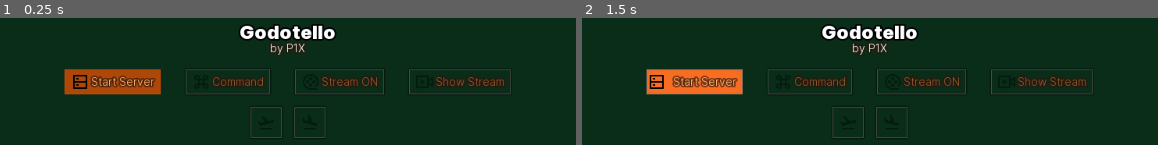
Above: before the commit, frames 1-2 (left to right).
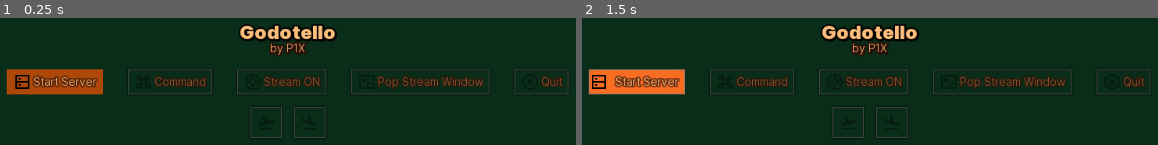
Above: after the commit, the same moments.

Repository: w84death/godotello
Game: Godot game, scene res://main.tscn
The game is run twice, just before and just after one commit, with the same random seed, the same clock (stepped at 60 frames per second) and the same inputs.
Inputs:
- Up to frame 1 (0.25 s): no input
- Up to frame 2 (1.5 s): tap Enter at 0.5 s; click "Start Server" at 1.25 s

The runs differ from the first frame. In frame 1, 10% of the frame differs, in the area x 1-99%, y 5-61%; in frame 2, 10%.

Commit message:
more gui (without functionality)

Diff:
--- a/gui/theme.tres
+++ b/gui/theme.tres
@@ -80,6 +80,32 @@
 Button/styles/hover = SubResource( 2 )
 Button/styles/normal = SubResource( 3 )
 Button/styles/pressed = SubResource( 4 )
+Label/colors/font_color = Color( 0.992157, 0.745098, 0.482353, 1 )
+Label/colors/font_color_shadow = Color( 0.176471, 0.0784314, 0.0235294, 0.498039 )
+Label/colors/font_outline_modulate = Color( 0.972549, 0.427451, 0.133333, 1 )
+Label/constants/line_spacing = 3
+Label/constants/shadow_as_outline = 0
+Label/constants/shadow_offset_x = 1
+Label/constants/shadow_offset_y = 1
+Label/fonts/font = null
+Label/styles/normal = null
 Panel/styles/panel = SubResource( 5 )
 Panel/styles/panelf = null
 Panel/styles/panelnc = null
+RichTextLabel/colors/default_color = Color( 0.992157, 0.745098, 0.482353, 1 )
+RichTextLabel/colors/font_color_selected = Color( 0.490196, 0.490196, 0.490196, 1 )
+RichTextLabel/colors/font_color_shadow = Color( 0, 0, 0, 0 )
+RichTextLabel/colors/selection_color = Color( 0.972549, 0.427451, 0.133333, 1 )
+RichTextLabel/constants/line_separation = 1
+RichTextLabel/constants/shadow_as_outline = 0
+RichTextLabel/constants/shadow_offset_x = 1
+RichTextLabel/constants/shadow_offset_y = 1
+RichTextLabel/constants/table_hseparation = 3
+RichTextLabel/constants/table_vseparation = 3
+RichTextLabel/fonts/bold_font = null
+RichTextLabel/fonts/bold_italics_font = null
+RichTextLabel/fonts/italics_font = null
+RichTextLabel/fonts/mono_font = null
+RichTextLabel/fonts/normal_font = null
+RichTextLabel/styles/focus = null
+RichTextLabel/styles/normal = null
--- a/main.tscn
+++ b/main.tscn
@@ -6,17 +6,20 @@
 [ext_resource path="res://gui/server-line.png" type="Texture" id=4]
 [ext_resource path="res://gui/command-line.png" type="Texture" id=5]
 [ext_resource path="res://gui/movie-2-line.png" type="Texture" id=6]
-[ext_resource path="res://gui/live-line.png" type="Texture" id=7]
-[ext_resource path="res://gui/flight-takeoff-line.png" type="Texture" id=8]
-[ext_resource path="res://gui/flight-land-line.png" type="Texture" id=9]
-[ext_resource path="res://gui/arrow-up-circle-fill.png" type="Texture" id=10]
-[ext_resource path="res://gui/arrow-go-back-line.png" type="Texture" id=11]
-[ext_resource path="res://gui/arrow-go-forward-line.png" type="Texture" id=12]
-[ext_resource path="res://gui/arrow-down-circle-fill.png" type="Texture" id=13]
-[ext_resource path="res://gui/arrow-up-line.png" type="Texture" id=14]
-[ext_resource path="res://gui/arrow-left-line.png" type="Texture" id=15]
-[ext_resource path="res://gui/arrow-right-line.png" type="Texture" id=16]
-[ext_resource path="res://gui/arrow-down-line.png" type="Texture" id=17]
+[ext_resource path="res://gui/picture-in-picture-exit-line.png" type="Texture" id=7]
+[ext_resource path="res://gui/close-circle-line.png" type="Texture" id=8]
+[ext_resource path="res://gui/flight-takeoff-line.png" type="Texture" id=9]
+[ext_resource path="res://gui/flight-land-line.png" type="Texture" id=10]
+[ext_resource path="res://gui/arrow-up-circle-fill.png" type="Texture" id=11]
+[ext_resource path="res://gui/arrow-go-back-line.png" type="Texture" id=12]
+[ext_resource path="res://gui/arrow-go-forward-line.png" type="Texture" id=13]
+[ext_resource path="res://gui/arrow-down-circle-fill.png" type="Texture" id=14]
+[ext_resource path="res://gui/arrow-up-line.png" type="Texture" id=15]
+[ext_resource path="res://gui/arrow-left-line.png" type="Texture" id=16]
+[ext_resource path="res://gui/arrow-right-line.png" type="Texture" id=17]
+[ext_resource path="res://gui/arrow-down-line.png" type="Texture" id=18]
+[ext_resource path="res://gui/battery-line.png" type="Texture" id=19]
+[ext_resource path="res://gui/base-station-line.png" type="Texture" id=20]
 
 [sub_resource type="DynamicFont" id=1]
 size = 24
@@ -63,35 +66,43 @@
 alignment = 1
 
 [node name="btn_start_server" type="Button" parent="main/system"]
-margin_left = 207.0
-margin_right = 339.0
+margin_left = 139.0
+margin_right = 271.0
 margin_bottom = 32.0
 text = "Start Server"
 icon = ExtResource( 4 )
 
 [node name="btn_command" type="Button" parent="main/system"]
-margin_left = 371.0
-margin_right = 487.0
+margin_left = 303.0
+margin_right = 419.0
 margin_bottom = 32.0
 disabled = true
 text = "Command"
 icon = ExtResource( 5 )
 
 [node name="btn_streamon" type="Button" parent="main/system"]
-margin_left = 519.0
-margin_right = 643.0
+margin_left = 451.0
+margin_right = 575.0
 margin_bottom = 32.0
 disabled = true
 text = "Stream ON"
 icon = ExtResource( 6 )
 
 [node name="btn_show stream" type="Button" parent="main/system"]
-margin_left = 675.0
-margin_right = 817.0
-margin_bottom = 32.0
-disabled = true
-text = "Show Stream"
+margin_left = 607.0
+margin_right = 784.0
+margin_bottom = 32.0
+disabled = true
+text = "Pop Stream Window"
 icon = ExtResource( 7 )
+
+[node name="btn_quit" type="Button" parent="main/system"]
+margin_left = 816.0
+margin_right = 885.0
+margin_bottom = 32.0
+disabled = true
+text = "Quit"
+icon = ExtResource( 8 )
 
 [node name="auto" type="HBoxContainer" parent="main"]
 margin_top = 128.0
@@ -251,11 +262,30 @@
 margin_right = 65.0
 margin_bottom = 40.0
 rect_min_size = Vector2( 40, 40 )
-icon = ExtResource( 17 )
+icon = ExtResource( 18 )
+
+[node name="battery" type="Button" parent="."]
+margin_left = 10.0
+margin_top = 10.0
+margin_right = 87.0
+margin_bottom = 50.0
+text = "100%"
+icon = ExtResource( 19 )
+
+[node name="link_strength" type="Button" parent="."]
+anchor_left = 1.0
+anchor_right = 1.0
+margin_left = -87.0
+margin_top = 10.0
+margin_right = -10.0
+margin_bottom = 50.0
+text = "70db"
+icon = ExtResource( 20 )
 [connection signal="button_down" from="main/system/btn_start_server" to="." method="_on_btn_start_server_button_down"]
 [connection signal="button_down" from="main/system/btn_command" to="." method="_on_btn_command_button_down"]
 [connection signal="button_down" from="main/system/btn_streamon" to="." method="_on_btn_streamon_button_down"]
 [connection signal="button_down" from="main/system/btn_show stream" to="." method="_on_btn_show_stream_button_down"]
+[connection signal="button_down" from="main/system/btn_quit" to="." method="_on_btn_show_stream_button_down"]
 [connection signal="button_down" from="main/auto/btn_takeoff" to="." method="_on_btn_takeoff_button_down"]
 [connection signal="button_down" from="main/auto/btn_land" to="." method="_on_btn_land_button_down"]
 [connection signal="button_down" from="main/controlls/nav_left/right_stick/center/btn_up" to="." method="_on_btn_up_button_down"]
--- a/server.gd
+++ b/server.gd
@@ -7,7 +7,7 @@
 var ffplay_pid = null;
 
 func _ready():
-	$main/controlls.hide()
+	disable_buttons()
 	pass;
 
 func log_event(event):
@@ -31,11 +31,18 @@
 		log_event("Cockpit: Listening on port: " + str(PORT_SERVER))
 		enable_buttons()
 
+func disable_buttons():
+	$battery.hide()
+	$link_strength.hide()
+	$main/controlls.hide()
+
 func enable_buttons():
 	for btn in $main/system.get_children():
 		btn.disabled = false
 	for btn in $main/auto.get_children():
 		btn.disabled = false
+	$battery.show()
+	$link_strength.show()
 	$main/controlls.show()
 	$main/system/btn_start_server.disabled = true
 
Binary file added: gui/base-station-line.png
Not shown, added: gui/base-station-line.png.import
Binary file added: gui/battery-line.png
Not shown, added: gui/battery-line.png.import
Binary file added: gui/battery-low-line.png
Not shown, added: gui/battery-low-line.png.import
Binary file added: gui/close-circle-line.png
Not shown, added: gui/close-circle-line.png.import
Binary file added: gui/picture-in-picture-exit-line.png
Not shown, added: gui/picture-in-picture-exit-line.png.import
Not shown: 8 places in main.tscn that only renumber resources
Binary file changed: screenshot.png
